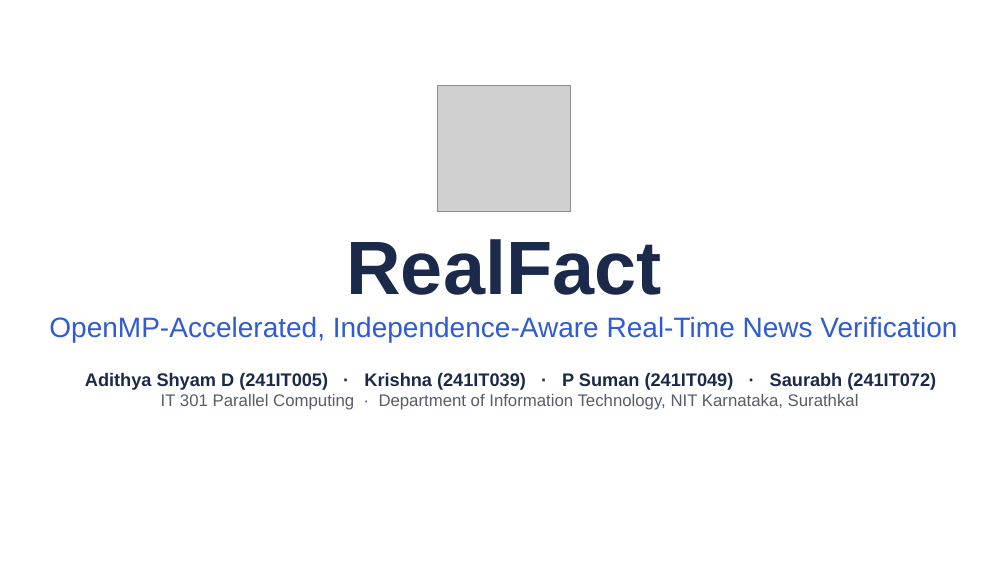
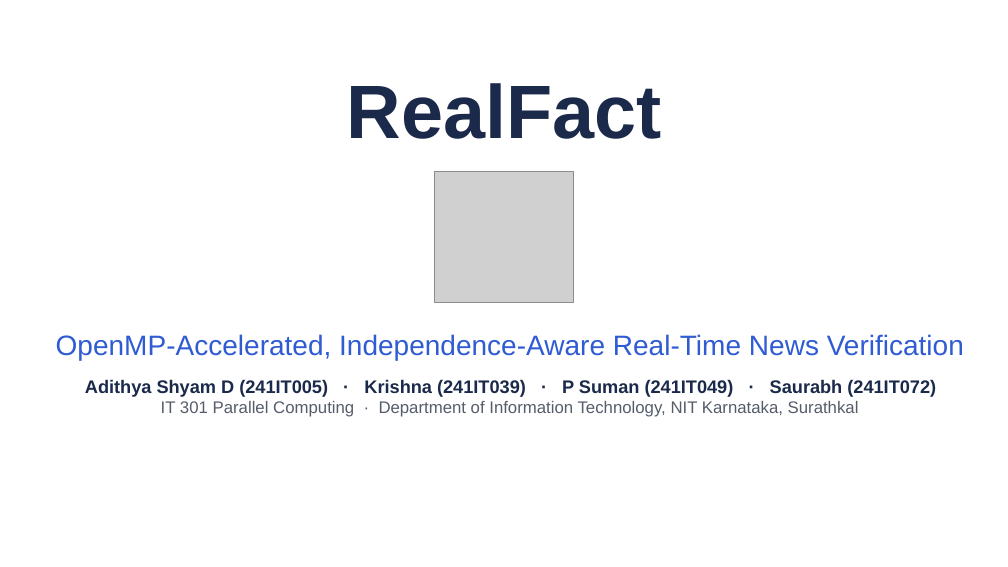
Before and after one commit to Adi-Shyam/RealFact, a slide deck: slide 1 of presentation/RealFact_Final_Presentation.pptx. Drawn at 1008x567 pixels with LibreOffice and Linux fonts; fonts in the diff are those of the drawing; grey boxes stand for pictures. Boxes give left, top, right and bottom in pixels: in the first picture for what was removed or moved away, otherwise in the second. Text is boxed around its words. In the diff, an @@ line names an element or a change of style, - is before the commit and + after.

```diff
--- a/presentation/RealFact_Final_Presentation.pptx
+++ b/presentation/RealFact_Final_Presentation.pptx
@@ title "RealFact": place and size @@
-title "RealFact" at bbox=[49, 239, 957, 343]
+title "RealFact" at bbox=[346, 83, 661, 139]
@@ title "RealFact" at bbox=[346, 83, 661, 139]: vertical alignment bottom to middle @@
@@ picture: place and size @@
-picture at bbox=[437, 86, 571, 212]
+picture at bbox=[434, 171, 574, 302]
@@ subtitle "OpenMP-Accelerated, Independence-Aware Real-Time News Verifi ...": place and size @@
-subtitle "OpenMP-Accelerated, Independence-Aware Real-Time News Verifi ..." at bbox=[85, 372, 936, 410]
+subtitle "OpenMP-Accelerated, Independence-Aware Real-Time News Verifi ..." at bbox=[56, 334, 964, 417]
@@ title at bbox=[49, 316, 957, 343]: paragraph removed @@
-OpenMP-Accelerated, Independence-Aware Real-Time News Verification
@@ subtitle at bbox=[56, 334, 964, 360]: paragraph added @@
+OpenMP-Accelerated, Independence-Aware Real-Time News Verification
```
Also in this commit, not shown: 1 other file.
